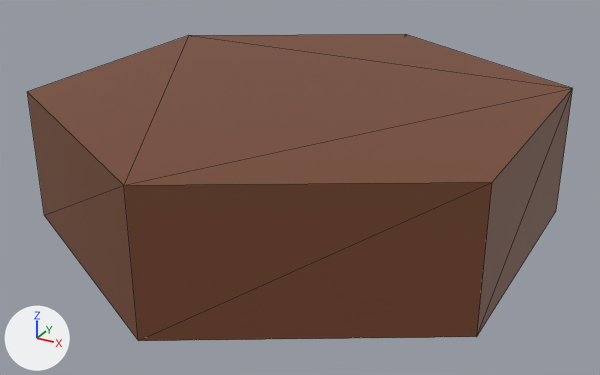
An edit to the glTF model fof/assets/models/walls/_wooden_wall_3.glb, drawn before and after from the same camera.
The view is the same before and after, from a 50 mm lens placed at (1.412, -2.581, 1.398), pointed at (0.019, -0.048, 0.132). The lights are fixed; the arrows at lower left show +X, +Y and +Z. The older version comes first. Mesh edges are drawn as thin lines. Vertices at exactly the same position are counted once.

Script lines for the objects in view, before the commit:
```python
me_cylinder_002 = bpy.data.meshes.new('Cylinder.002')
me_cylinder_002.from_pydata(...)  # a 6-sided cylinder along z spanning x -0.87..0.87, y -1.0..1.0, z 0.0..0.5
me_cylinder_002.materials.append(mat_basepalette)  # picture img_base_palette
ob_woodenwallinside = bpy.data.objects.new('WoodenWallInside', me_cylinder_002)
ob_woodenwallinside.location = (0.0, 0.0, 0.0)
```
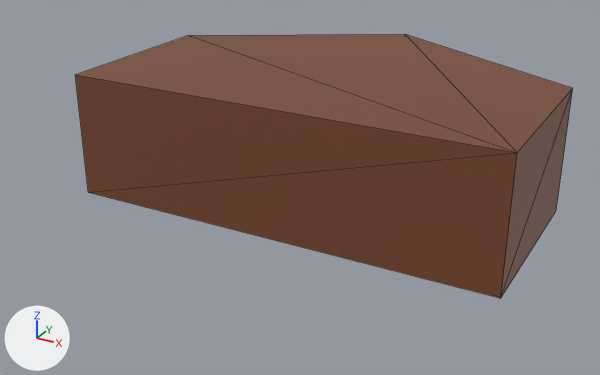
Location of each change, [x1, y1, x2, y2] in pixels of the pictures (600 x 375 px):
'WoodenWallInside', reshaped (9% narrower, 14% shorter)
    before: [27, 34, 573, 341]
    after: [75, 34, 573, 298]

Patch to the scene script:
```diff
--- a/fof/assets/models/walls/_wooden_wall_3.glb.py
+++ b/fof/assets/models/walls/_wooden_wall_3.glb.py
@@ me_cylinder_002 @@
 # used by ob_woodenwallinside; location = (0.0, 0.0, 0.0)
-me_cylinder_002.from_pydata(...)  # 12 vertices, 20 faces; spans x -0.87..0.87, y -1.0..1.0, z 0.0..0.5
+me_cylinder_002.from_pydata(...)  # 10 vertices, 16 faces; spans x -0.87..0.87, y -0.25..1.0, z 0.0..0.5
+# me_cylinder_002 part 1
+# 4 vertices are removed from x 0.0..0.87, y -1.0..-0.5, z 0.0..0.5
+# 13 faces are deleted
+# 2 vertices move from x -0.87, y -0.5, z 0.0..0.5 to x -0.87, y -0.25, z 0.0..0.5
+# 2 vertices are added at (0.87, -0.25, 0.0), (0.87, -0.25, 0.5)
+# 9 new faces join them
 me_cylinder_002.materials.append(mat_basepalette)
```
